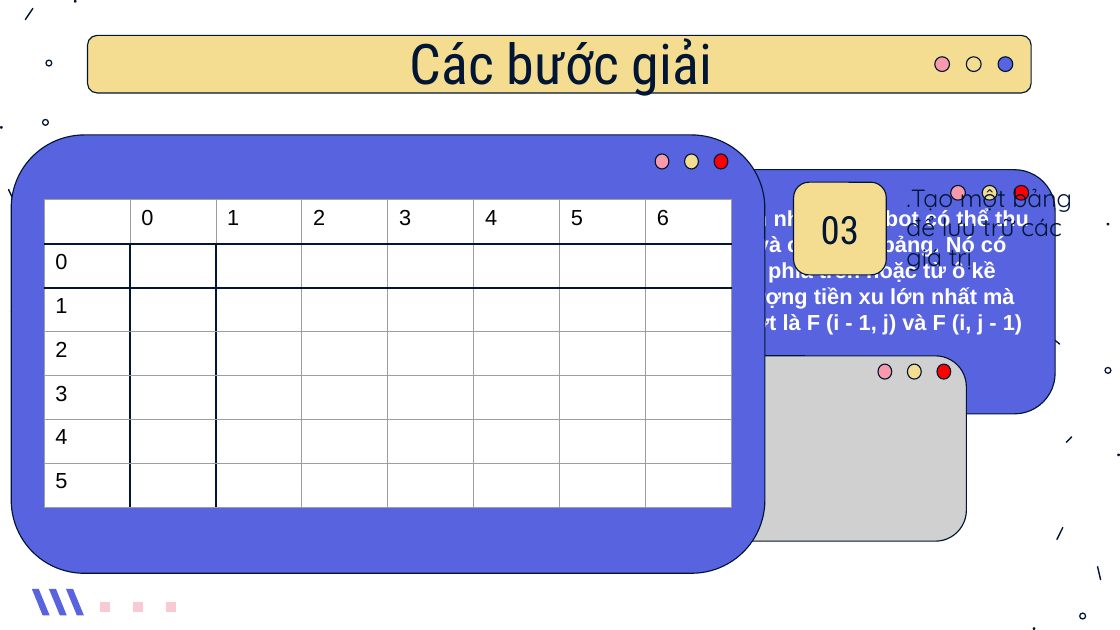
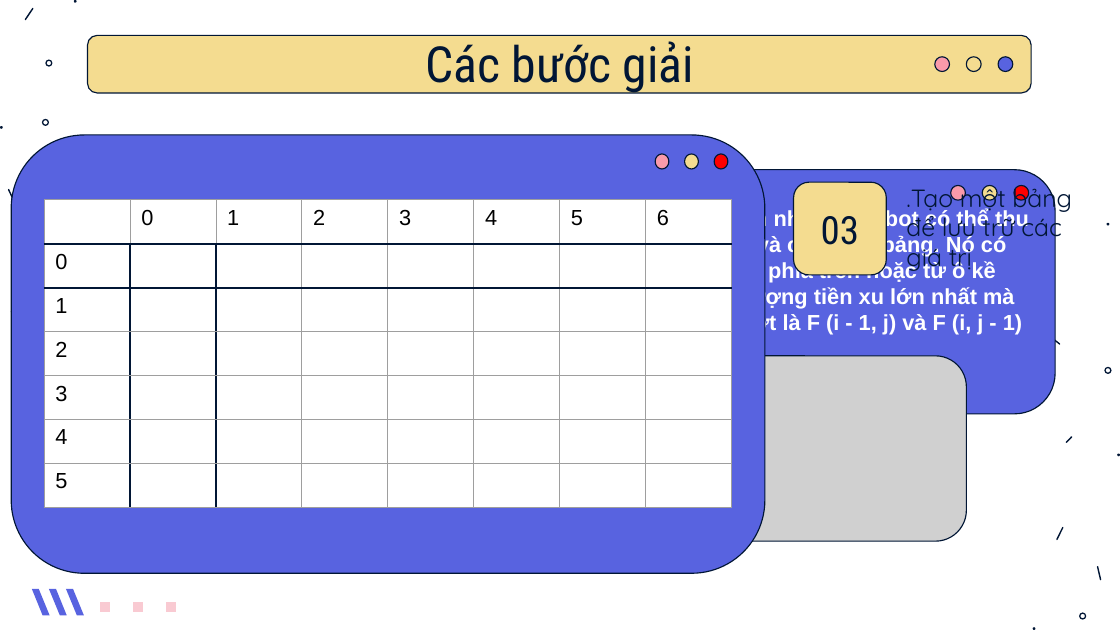
Before and after one commit to Tox1cCoder/CS112, a slide deck: slide 25 of Slide.pptx (slide 24 before the commit). Drawn at 1120x630 pixels with LibreOffice and Linux fonts; fonts in the diff are those of the drawing; grey boxes stand for pictures. Boxes give left, top, right and bottom in pixels: in the first picture for what was removed or moved away, otherwise in the second. Text is boxed around its words. In the diff, an @@ line names an element or a change of style, - is before the commit and + after.

```diff
--- a/Slide.pptx
+++ b/Slide.pptx
@@ text "Các bước giải" at (x1=425, y1=41, x2=694, y2=94): size 36 to 32 pt @@
@@ freeform shape removed at (x1=878, y1=364, x2=892, y2=379) @@
@@ freeform shape removed at (x1=907, y1=364, x2=921, y2=379) @@
@@ freeform shape removed at (x1=937, y1=364, x2=951, y2=379) @@
```
Also in this commit, not shown: 24 other slides changed, 4 slides added, 1 other file.
